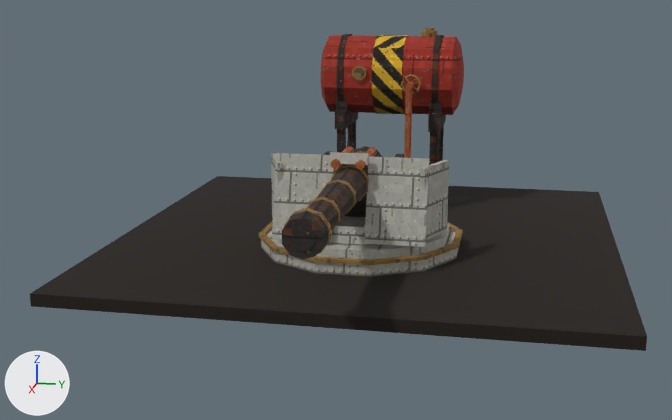
A saved change to the Blender file Content/Assets/Enemies/TowerGun.blend.
Both versions are drawn from a 50 mm camera at (15.54, 2.66, 4.52) aimed at (-0.37, -0.53, 0.54). Arrows for +X, +Y and +Z are at lower left; the lights stay in place. The older version comes first.

The scene before the commit, as lines of its bpy script (objects in view):
```python
ob_preview_deck = bpy.data.objects.new('Preview_Deck', me_preview_deck)
ob_preview_deck.location = (0.0, 0.0, 0.0)
ob_sm_towergun_bands = bpy.data.objects.new('SM_TowerGun_Bands', me_sm_towergun_bands)
ob_sm_towergun_bands.parent = ob_towergun
ob_sm_towergun_bands.location = (0.15, 0.0, 1.35)
ob_sm_towergun_tankbrass = bpy.data.objects.new('SM_TowerGun_TankBrass', me_sm_towergun_tankbrass)
ob_sm_towergun_tankbrass.parent = ob_towergun
ob_sm_towergun_tankbrass.location = (-3.65, 0.0, 0.0)
ob_sm_towergun_tankcradle = bpy.data.objects.new('SM_TowerGun_TankCradle', me_sm_towergun_tankcradle)
ob_sm_towergun_tankcradle.parent = ob_towergun
ob_sm_towergun_tankcradle.location = (-3.65, 0.0, 0.0)
ob_sm_towergun_tankgauge = bpy.data.objects.new('SM_TowerGun_TankGauge', me_sm_towergun_tankgauge)
ob_sm_towergun_tankgauge.parent = ob_towergun
ob_sm_towergun_tankgauge.location = (-3.65, 0.0, 0.0)
ob_sm_towergun_tankhazard = bpy.data.objects.new('SM_TowerGun_TankHazard', me_sm_towergun_tankhazard)
ob_sm_towergun_tankhazard.parent = ob_towergun
ob_sm_towergun_tankhazard.location = (-3.65, 0.0, 0.0)
ob_sm_towergun_tankpipe = bpy.data.objects.new('SM_TowerGun_TankPipe', me_sm_towergun_tankpipe)
ob_sm_towergun_tankpipe.parent = ob_towergun
ob_sm_towergun_tankpipe.location = (-3.65, 0.0, 0.0)
ob_sm_towergun_tankshell = bpy.data.objects.new('SM_TowerGun_TankShell', me_sm_towergun_tankshell)
ob_sm_towergun_tankshell.parent = ob_towergun
ob_sm_towergun_tankshell.location = (-3.65, 0.0, 0.0)
# also in view: 'SM_TowerGun_Bore' at (4.45, 0.0, 1.35); 'SM_TowerGun_Tube' at (1.87, 0.0, 1.35); 'SM_TowerGun_Rim' at (0.0, 0.0, 0.23); 'SM_TowerGun_Turntable' at (0.0, 0.0, 0.18); 'SM_TowerGun_Shield' at (0.82, 0.0, 1.12)
```
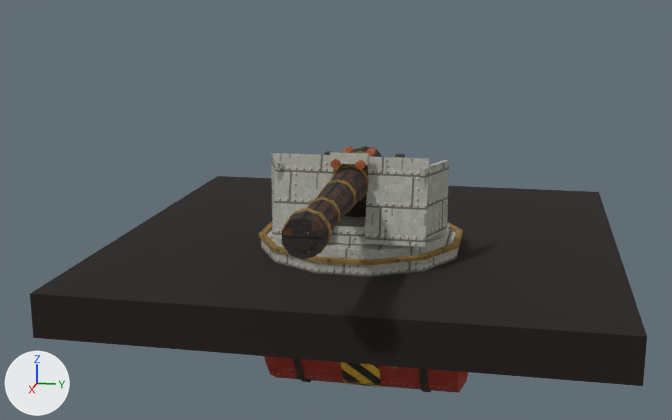
Pixel boxes (x1, y1, x2, y2) of what changed, in the pictures (672 x 420 px; the box of a moved part takes in the faces that stretch with it):
'Preview_Deck', rescaled (20% taller): before (30, 176, 647, 351); after (30, 176, 647, 386)
'SM_TowerGun_TankShell', reshaped, moved: before (321, 35, 464, 115); after (264, 356, 468, 393)
'SM_TowerGun_TankHazard', moved, rescaled: before (372, 35, 409, 114); after (341, 362, 385, 387)
'SM_TowerGun_TankCradle', reshaped, moved (mostly hidden afterwards): before (335, 34, 446, 165); after (294, 359, 431, 392)
'SM_TowerGun_TankPipe', reshaped, moved (not visible afterwards): before (404, 81, 414, 158)
'SM_TowerGun_TankBrass', moved (mostly hidden afterwards): before (352, 28, 437, 94); after (386, 366, 397, 369)
'SM_TowerGun_TankGauge', moved (not visible afterwards): before (354, 68, 364, 78)
part 3 of me_sm_towergun_tankcradle, moved or reshaped: before (337, 34, 352, 101); after (294, 359, 311, 382)
part 4 of me_sm_towergun_tankcradle, moved or reshaped: before (431, 35, 443, 104); after (419, 368, 431, 392)
part 5 of me_sm_towergun_tankcradle, deleted: before (335, 98, 446, 165)
part 6 of me_sm_towergun_tankpipe, deleted (brown): before (404, 86, 412, 158)
part 7 of me_preview_deck, moved or reshaped: before (30, 294, 647, 351); after (30, 294, 647, 386)

What the commit changed:
me_sm_towergun_tankshell is used by ob_sm_towergun_tankshell; parent ob_towergun; location (-3.65, 0.0, 0.0).
me_sm_towergun_tankshell had 72 vertices, 62 faces and spanned x -0.77..0.77, y -1.45..1.45, z 1.88..3.42.
me_sm_towergun_tankshell now has 72 vertices, 62 faces and spans x -0.97..0.97, y -1.95..1.95, z -2.22..-0.28.
me_sm_towergun_tankshell part 1: 72 of 72 vertices moved; they spanned x -0.77..0.77, y -1.45..1.45, z 1.88..3.42 and now span x -0.97..0.97, y -1.95..1.95, z -2.22..-0.28; mean shift (0.0, 0.0, -3.9).
me_sm_towergun_tankhazard is used by ob_sm_towergun_tankhazard; parent ob_towergun; location (-3.65, 0.0, 0.0).
me_sm_towergun_tankhazard had 24 vertices, 12 faces and spanned x -0.79..0.79, y -0.3..0.3, z 1.86..3.44.
me_sm_towergun_tankhazard now has 24 vertices, 12 faces and spans x -0.98..0.98, y -0.35..0.35, z -2.23..-0.27.
me_sm_towergun_tankhazard part 2: the whole mesh is scaled about its middle by (1.25, 1.17, 1.25), then moved by (0.0, 0.0, -3.9).
me_sm_towergun_tankcradle is used by ob_sm_towergun_tankcradle; parent ob_towergun; location (-3.65, 0.0, 0.0).
me_sm_towergun_tankcradle had 176 vertices, 120 faces and spanned x -0.8..0.8, y -1.06..1.06, z 0.0..3.45.
me_sm_towergun_tankcradle now has 96 vertices, 60 faces and spans x -1.0..1.0, y -1.3..1.3, z -2.25..0.01.
me_sm_towergun_tankcradle part 3: the loose piece of 24 vertices spanning x -0.8..0.8, y -1.01..-0.89, z 1.85..3.45 is scaled about its middle by (1.25, 1.17, 1.25), then moved by (0.0, -0.2, -3.9).
me_sm_towergun_tankcradle part 4: the loose piece of 24 vertices spanning x -0.8..0.8, y 0.89..1.01, z 1.85..3.45 is scaled about its middle by (1.25, 1.17, 1.25), then moved by (0.0, 0.2, -3.9).
me_sm_towergun_tankcradle part 5: 16 loose pieces with 128 vertices, spanning x -0.75..0.75, y -1.06..1.06, z 0.0..2.35, are deleted.
Other edits to the shape of me_sm_towergun_tankcradle do not show in these pictures.
me_sm_towergun_tankpipe is used by ob_sm_towergun_tankpipe; parent ob_towergun; location (-3.65, 0.0, 0.0).
me_sm_towergun_tankpipe had 36 vertices, 24 faces and spanned x 0.85..1.75, y 0.43..0.57, z 0.05..2.62.
me_sm_towergun_tankpipe now has 24 vertices, 16 faces and spans x 1.12..1.46, y 0.53..0.67, z -1.32..0.05.
me_sm_towergun_tankpipe part 6: the loose piece of 12 vertices spanning x 1.19..1.31, y 0.43..0.57, z 0.12..2.55 is deleted.
Other edits to the shape of me_sm_towergun_tankpipe do not show in these pictures.
me_preview_deck is used by ob_preview_deck; location (0.0, 0.0, 0.0).
me_preview_deck had 8 vertices, 6 faces and spanned x -5.3..3.5, y -4.4..4.4, z -0.2..0.0.
me_preview_deck now has 8 vertices, 6 faces and spans x -5.3..3.5, y -4.4..4.4, z -0.7..0.0.
me_preview_deck part 7: the whole mesh is scaled about the mesh origin by (1, 1, 3.5).
Object 'SM_TowerGun_TankShell' (ob_sm_towergun_tankshell) moves from (-3.65, 0.0, 0.0) to (-0.9, 0.0, -0.7).
Object 'SM_TowerGun_TankHazard' (ob_sm_towergun_tankhazard) moves from (-3.65, 0.0, 0.0) to (-0.9, 0.0, -0.7).
Object 'SM_TowerGun_TankCradle' (ob_sm_towergun_tankcradle) moves from (-3.65, 0.0, 0.0) to (-0.9, 0.0, -0.7).
Object 'SM_TowerGun_TankBrass' (ob_sm_towergun_tankbrass) moves from (-3.65, 0.0, 0.0) to (-0.9, 0.0, -0.7).
Object 'SM_TowerGun_TankGauge' (ob_sm_towergun_tankgauge) moves from (-3.65, 0.0, 0.0) to (-0.9, 0.0, -0.7).
Object 'SM_TowerGun_TankPipe' (ob_sm_towergun_tankpipe) moves from (-3.65, 0.0, 0.0) to (-0.9, 0.0, -0.7).
